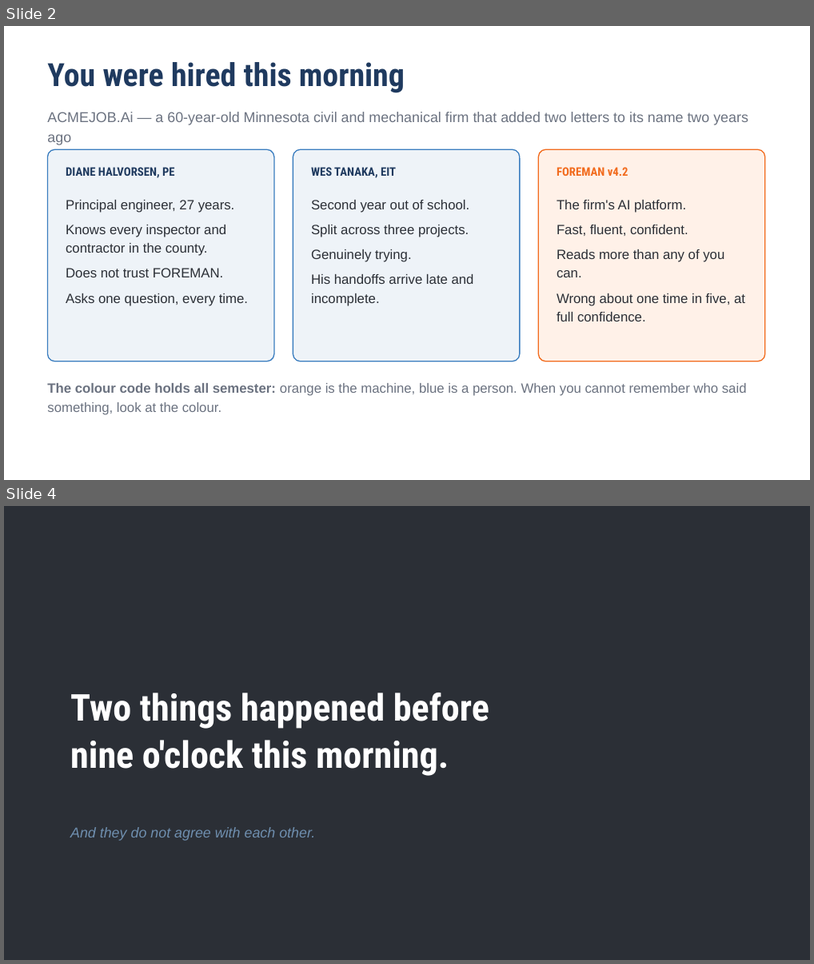
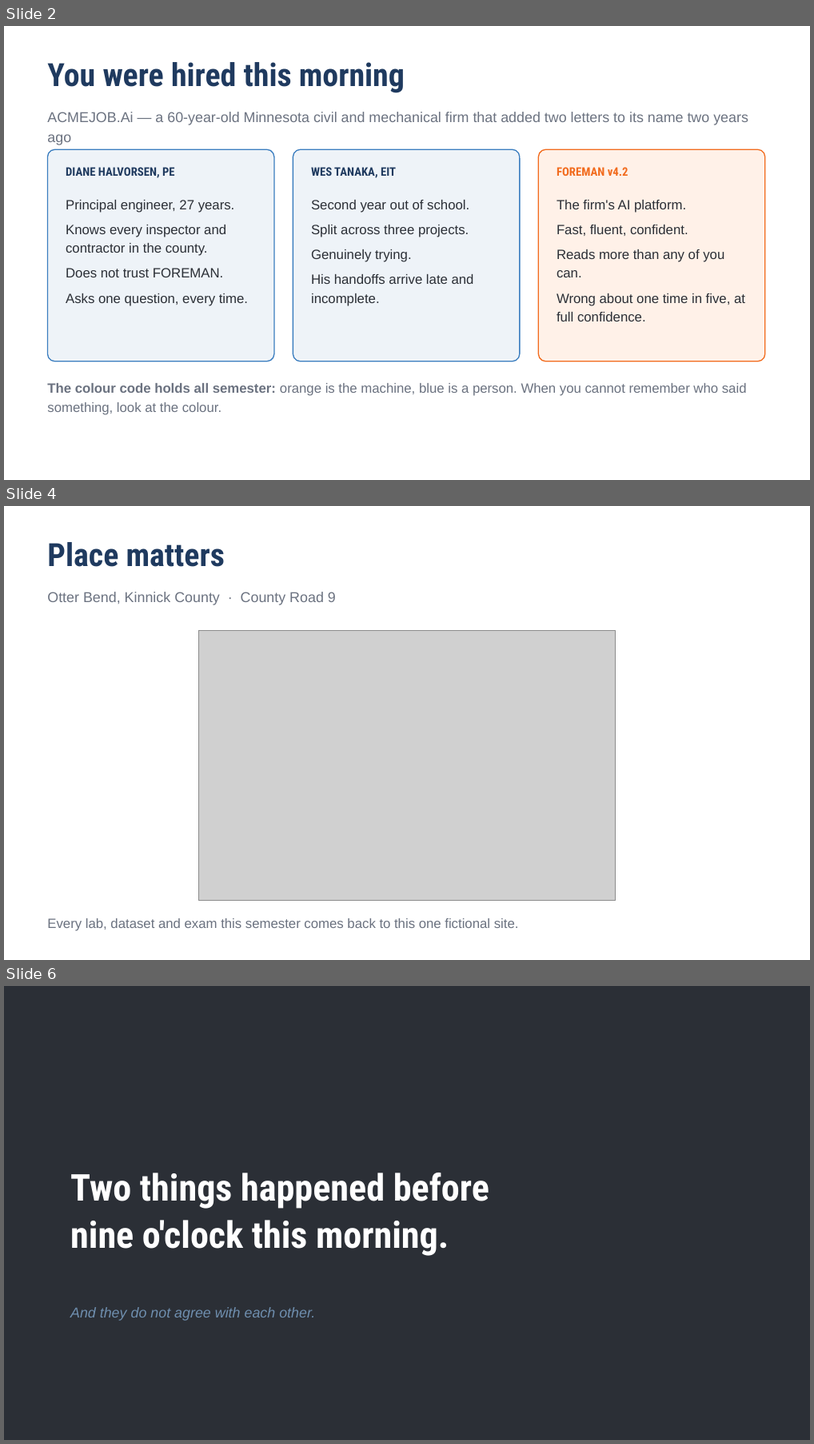
Before and after one commit to Stone-Arch-Collective/Design-and-AI, a slide deck: teaching-pack/02-M01-first-day/M01-slides-first-day.pptx. Shown one above the other, each under a label of ours: slides 2 and 4 before the commit, slides 2, 4 and 6 after it; the slides between them are not shown. The pictures are 814x964 and 814x1444 pixels, drawn with LibreOffice and Linux fonts; fonts in the diff are those of the drawing; grey boxes stand for pictures. Boxes give left, top, right and bottom in pixels: in the first picture for what was removed or moved away, otherwise in the second. Text is boxed around its words. In the diff, an @@ line names an element or a change of style, - is before the commit and + after.

```diff
--- a/teaching-pack/02-M01-first-day/M01-slides-first-day.pptx
+++ b/teaching-pack/02-M01-first-day/M01-slides-first-day.pptx
@@ slide 4 added at (4,506,810,960), background #FFFFFF @@
@@ text added at (47,542,225,567), 38 pt, text #1F3A5F, bold @@
+Place matters
@@ text added at (47,592,336,605), 17 pt, text #6B7280 @@
+Otter Bend, Kinnick County · County Road 9
@@ picture added at (198,631,616,900) @@
@@ text added at (47,918,519,931), 16 pt, text #6B7280 @@
+Every lab, dataset and exam this semester comes back to this one fictional site.
@@ what was slide 4 is now slide 6 @@
```
Also in this commit, not shown: 4 slides changed, 1 other slide added.
